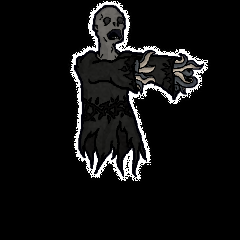
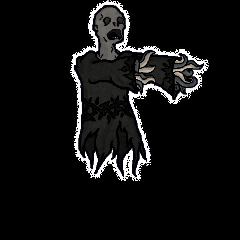
Layers edited between the first and the second 240 x 240 image:
painted on "diffuse" over <box>72,0,209,179</box>
